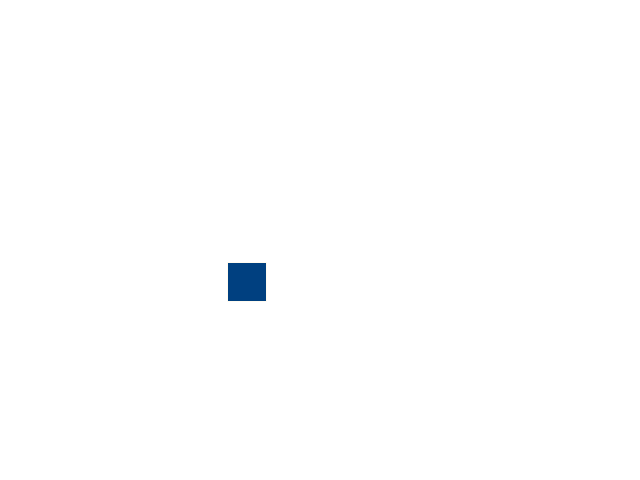
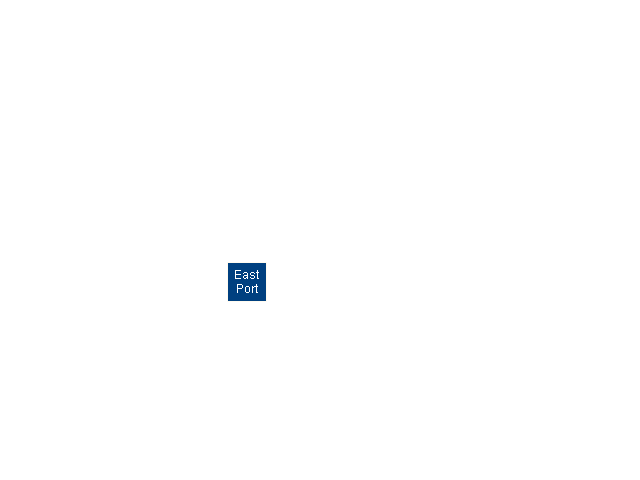
Layered file, before and after one edit (w=640, h=480). Changes by layer:
added layer "East ..." above "To Northlands" over [235, 270, 259, 293]
